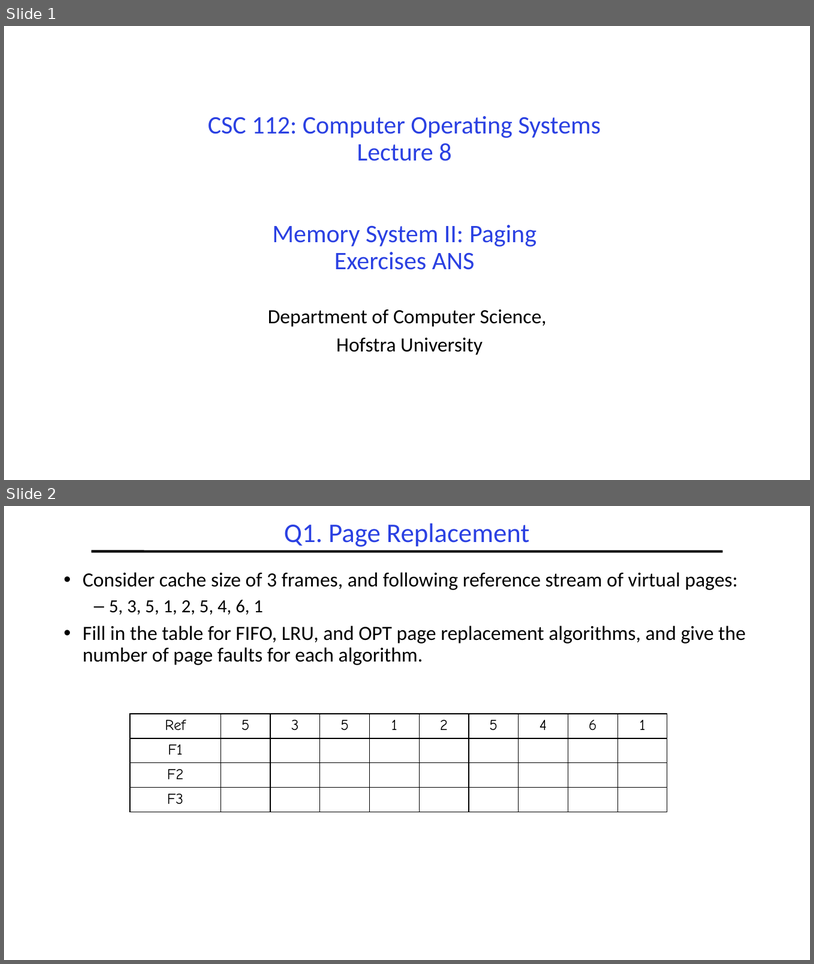
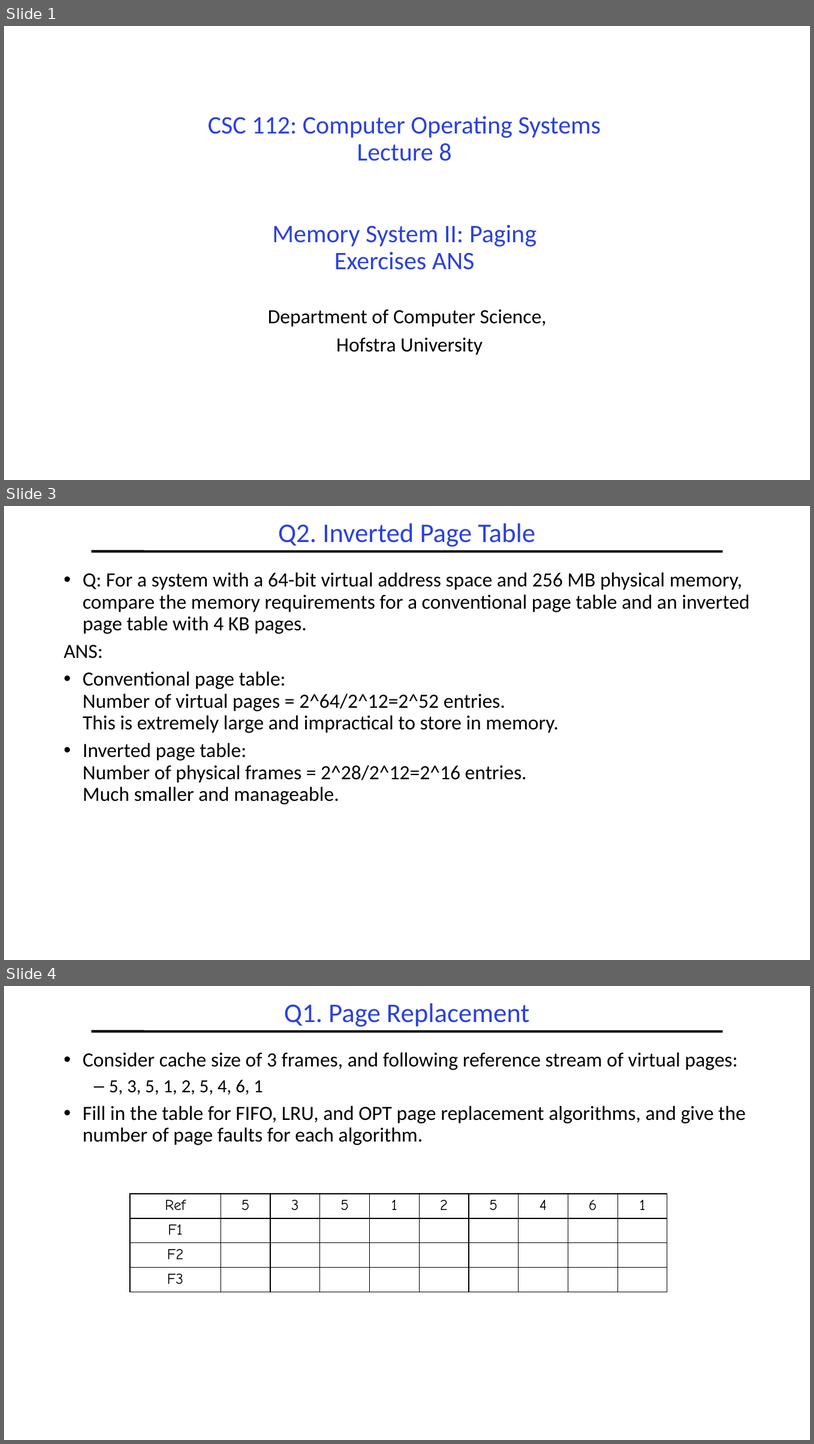
Before and after one commit to guhofstra/CSC256Fa25, a slide deck: PPTs/L8-Exercises ANS.pptx. Shown one above the other, each under a label of ours: slides 1 and 2 before the commit, slides 1, 3 and 4 after it; the slides between them are not shown. The pictures are 814x964 and 814x1444 pixels, drawn with LibreOffice and Linux fonts; fonts in the diff are those of the drawing. Boxes give left, top, right and bottom in pixels: in the first picture for what was removed or moved away, otherwise in the second. Text is boxed around its words. In the diff, an @@ line names an element or a change of style, - is before the commit and + after.

```diff
--- a/PPTs/L8-Exercises ANS.pptx
+++ b/PPTs/L8-Exercises ANS.pptx
@@ slide 3 added at <box>4,506,810,960</box>, background #FFFFFF; not listed: 1 template element that a slide beside it also shows @@
@@ title added at <box>278,523,536,547</box>, 32 pt, text #2A40E2 @@
+Q2. Inverted Page Table
@@ text added at <box>64,572,750,804</box>, 24 pt, text #000000 @@
+• Q: For a system with a 64-bit virtual address space and 256 MB physical memory, compare the memory requirements for a conventional page table and an inverted page table with 4 KB pages.
+ANS:
+• Conventional page table:
+  Number of virtual pages = 2^64/2^12=2^52 entries.
+  This is extremely large and impractical to store in memory.
+• Inverted page table:
+  Number of physical frames = 2^28/2^12=2^16 entries.
+  Much smaller and manageable.
@@ what was slide 2 is now slide 4 @@
```
Also in this commit, not shown: 1 other slide added, 2 other files.
